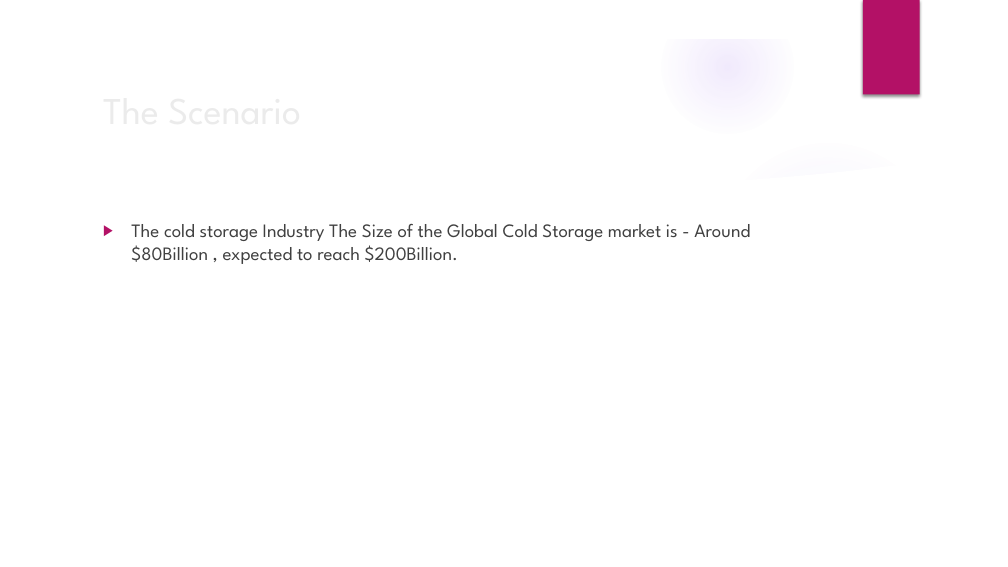
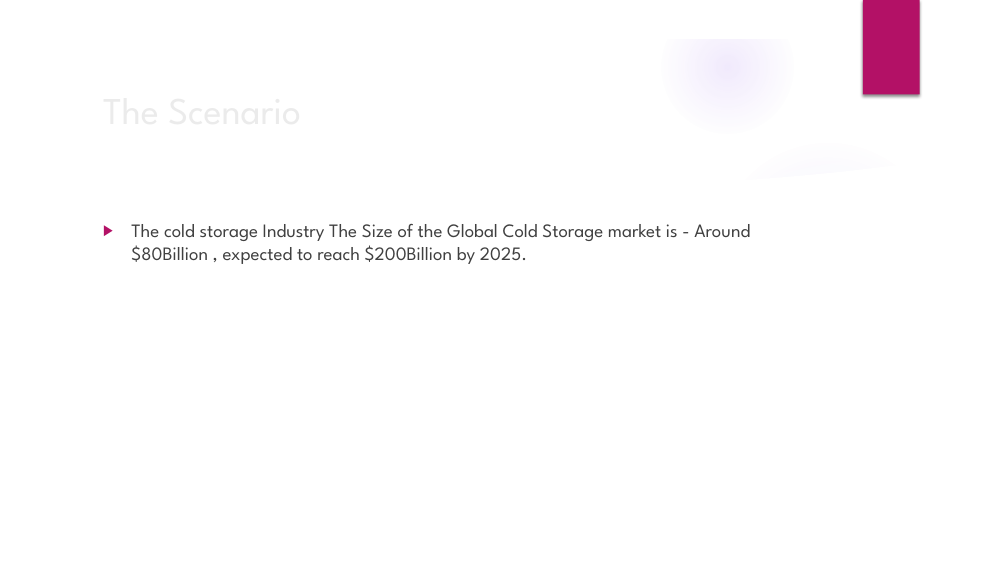
Before and after one commit to achoora/ColdStorage, a slide deck: slide 2 of Cold Storage Case Study.pptx. Drawn at 1008x567 pixels with LibreOffice and Linux fonts; fonts in the diff are those of the drawing; background and template pictures are left out. Boxes give left, top, right and bottom in pixels: in the first picture for what was removed or moved away, otherwise in the second. Text is boxed around its words. In the diff, an @@ line names an element or a change of style, - is before the commit and + after.

Commit message:
Updated with References and Corrected Typos

```diff
--- a/Cold Storage Case Study.pptx
+++ b/Cold Storage Case Study.pptx
@@ text at box(131, 224, 750, 264): text changed @@
-▶ The cold storage Industry The Size of the Global Cold Storage market is - Around $80Billion , expected to reach $200Billion.
+▶ The cold storage Industry The Size of the Global Cold Storage market is - Around $80Billion , expected to reach $200Billion by 2025.
```
Also in this commit, not shown: 1 slide added.
